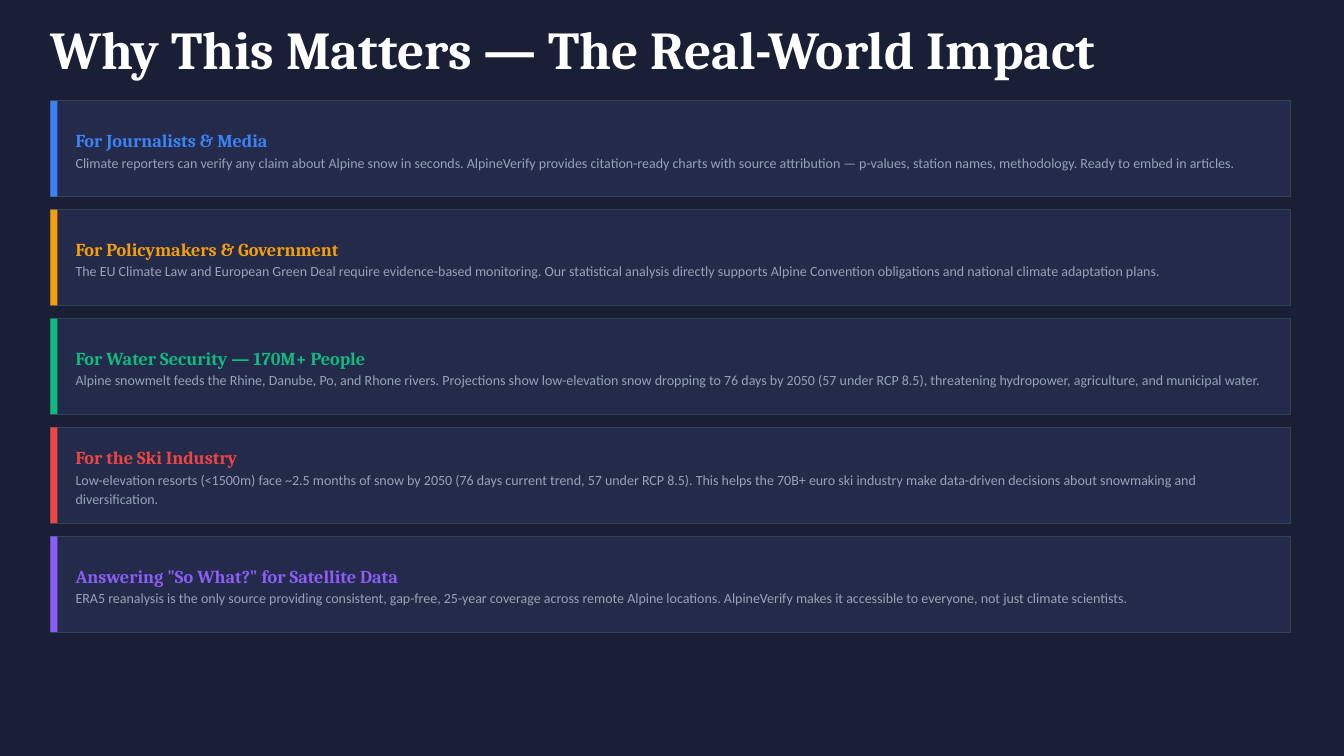
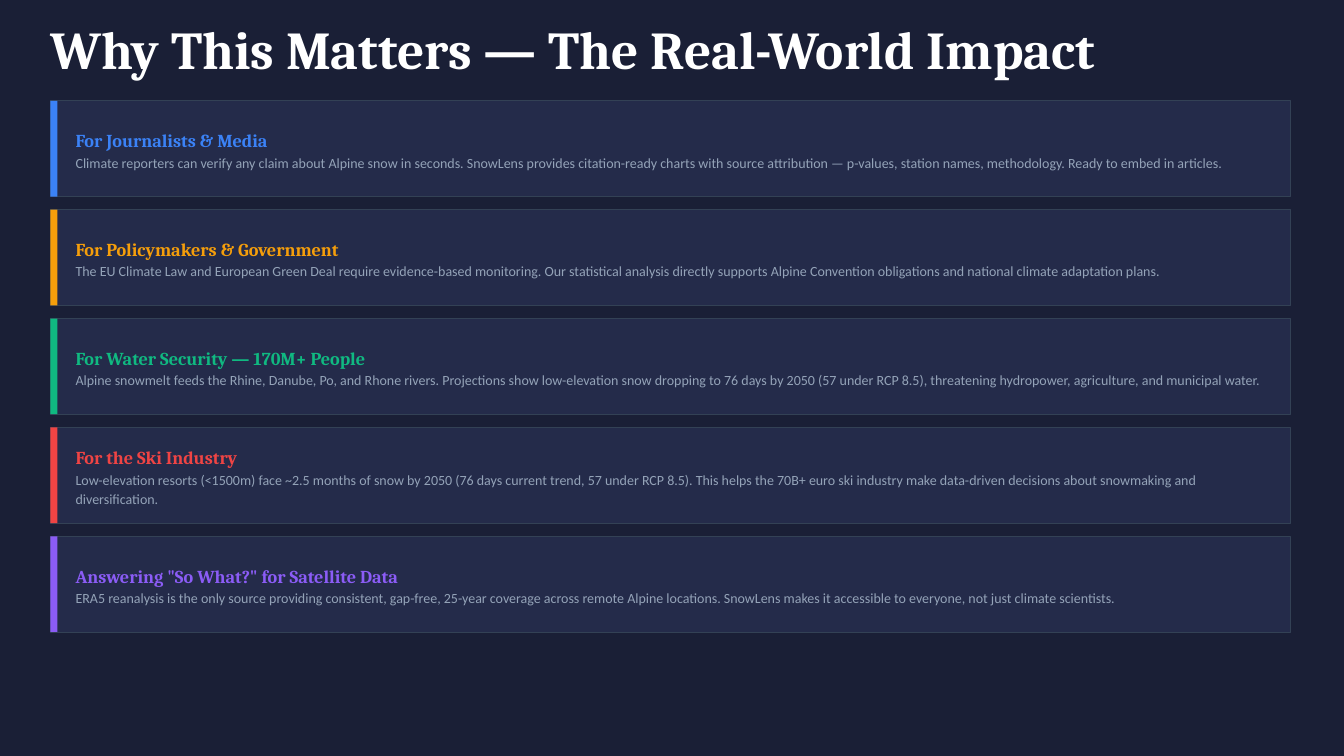
Before and after one commit to Samudyata/alpine_verify, a slide deck: slide 11 of AIB_03_00_SLIDES_ASU.pptx. Drawn at 1344x756 pixels with LibreOffice and Linux fonts; fonts in the diff are those of the drawing. Boxes give left, top, right and bottom in pixels: in the first picture for what was removed or moved away, otherwise in the second. Text is boxed around its words. In the diff, an @@ line names an element or a change of style, - is before the commit and + after.

Commit message:
rename: AlpineVerify → SnowLens

```diff
--- a/AIB_03_00_SLIDES_ASU.pptx
+++ b/AIB_03_00_SLIDES_ASU.pptx
@@ text at bbox=[76, 158, 1221, 171]: text changed @@
-Climate reporters can verify any claim about Alpine snow in seconds. AlpineVerify provides citation-ready charts with source attribution — p-values, station names, methodology. Ready to embed in articles.
+Climate reporters can verify any claim about Alpine snow in seconds. SnowLens provides citation-ready charts with source attribution — p-values, station names, methodology. Ready to embed in articles.
@@ text at bbox=[76, 593, 1114, 606]: text changed @@
-ERA5 reanalysis is the only source providing consistent, gap-free, 25-year coverage across remote Alpine locations. AlpineVerify makes it accessible to everyone, not just climate scientists.
+ERA5 reanalysis is the only source providing consistent, gap-free, 25-year coverage across remote Alpine locations. SnowLens makes it accessible to everyone, not just climate scientists.
```
Also in this commit, not shown: 4 other slides changed, 9 other files.
